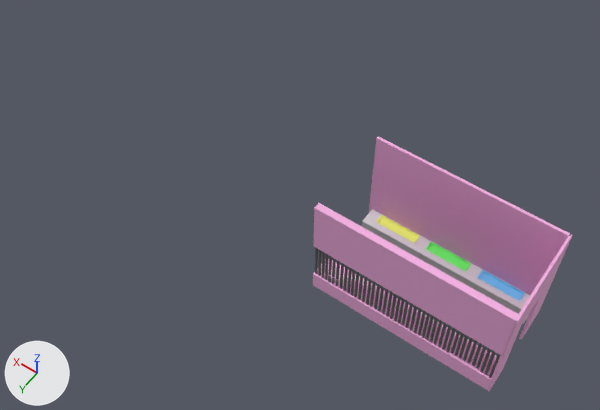
Renders of the COLLADA model Yara_Work/EnviroParts/meal_area.dae from each side of a commit.
Camera for both pictures: a 50 mm camera at (0.82, 12.98, 17.34) aimed at (7.95, 3.0, 1.66). Arrows for +X, +Y and +Z are at lower left; the lights stay in place. The picture after the commit comes second. Where no turn or scale is listed for an object, it has been applied to the vertices.

In view in the first picture: 'Cube.006', 'Cylinder.034', 'Cylinder.035', 'Cylinder.048', 'counter', 'kit', 'wall1', 'wall2', 'wall2.001', 'wall2.002'.
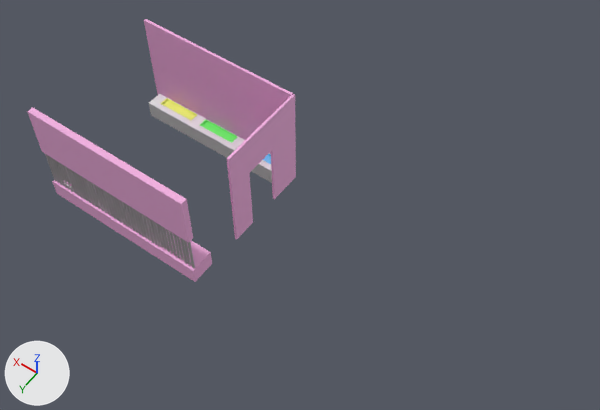
Changed parts and their boxes [x1, y1, x2, y2] in the pictures (600 x 410 px):
'wall1', moved: before [368, 136, 570, 295]; after [144, 19, 293, 154]
'Cube.006', moved: before [313, 203, 518, 356]; after [27, 107, 193, 243]
'kit', moved: before [362, 209, 530, 324]; after [149, 94, 272, 183]
'counter', moved, rescaled: before [313, 259, 497, 390]; after [52, 180, 212, 282]
'Cylinder.035', moved: before [315, 247, 500, 378]; after [45, 154, 195, 268]
'wall2.001', moved: before [519, 234, 573, 340]; after [270, 94, 296, 199]
'wall2', moved: before [488, 296, 533, 391]; after [226, 141, 253, 239]
'wall2.002', moved: before [522, 264, 553, 324]; after [245, 116, 273, 173]
'Cylinder.034', moved: before [451, 330, 487, 369]; after [156, 223, 184, 260]
'Cylinder.048', moved: before [328, 256, 340, 286]; after [56, 161, 74, 192]

The change in detail:
Object 'wall2.002' (ob_wall2_002) moves from (2.18, 2.65, 2.55) to (9.39, 2.65, 2.55).
Object 'wall2.001' (ob_wall2_001) moves from (2.18, 1.71, 1.56) to (9.39, 1.71, 1.56).
Object 'wall2' (ob_wall2) moves from (2.18, 3.46, 1.56) to (9.39, 3.46, 1.56).
Object 'wall1' (ob_wall1) moves from (4.59, 1.26, 1.56) to (11.8, 1.26, 1.56).
Object 'kit' (ob_kit) moves from (6.9, 1.3, 0.0) to (14.1, 1.3, 0.0).
Object 'Cube.006' (ob_cube_006) moves from (4.59, 3.72, 2.39) to (11.8, 5.31, 2.39).
Object 'counter' (ob_counter) moves from (2.19, 3.2, 0.01) to (9.4, 4.74, 0.01).
Object 'counter' (ob_counter) is rescaled from (0.00104, 0.000749, 0.000503) to (0.00104, 0.000836, 0.000503).
Object 'Cylinder.048' (ob_cylinder_048) moves from (6.34, 3.73, 0.59) to (13.55, 5.32, 0.59).
Object 'Cylinder.035' (ob_cylinder_035) moves from (3.33, 3.74, 1.06) to (10.54, 5.32, 1.06).
Object 'Cylinder.034' (ob_cylinder_034) moves from (2.58, 3.74, 1.12) to (9.79, 5.33, 1.12).
